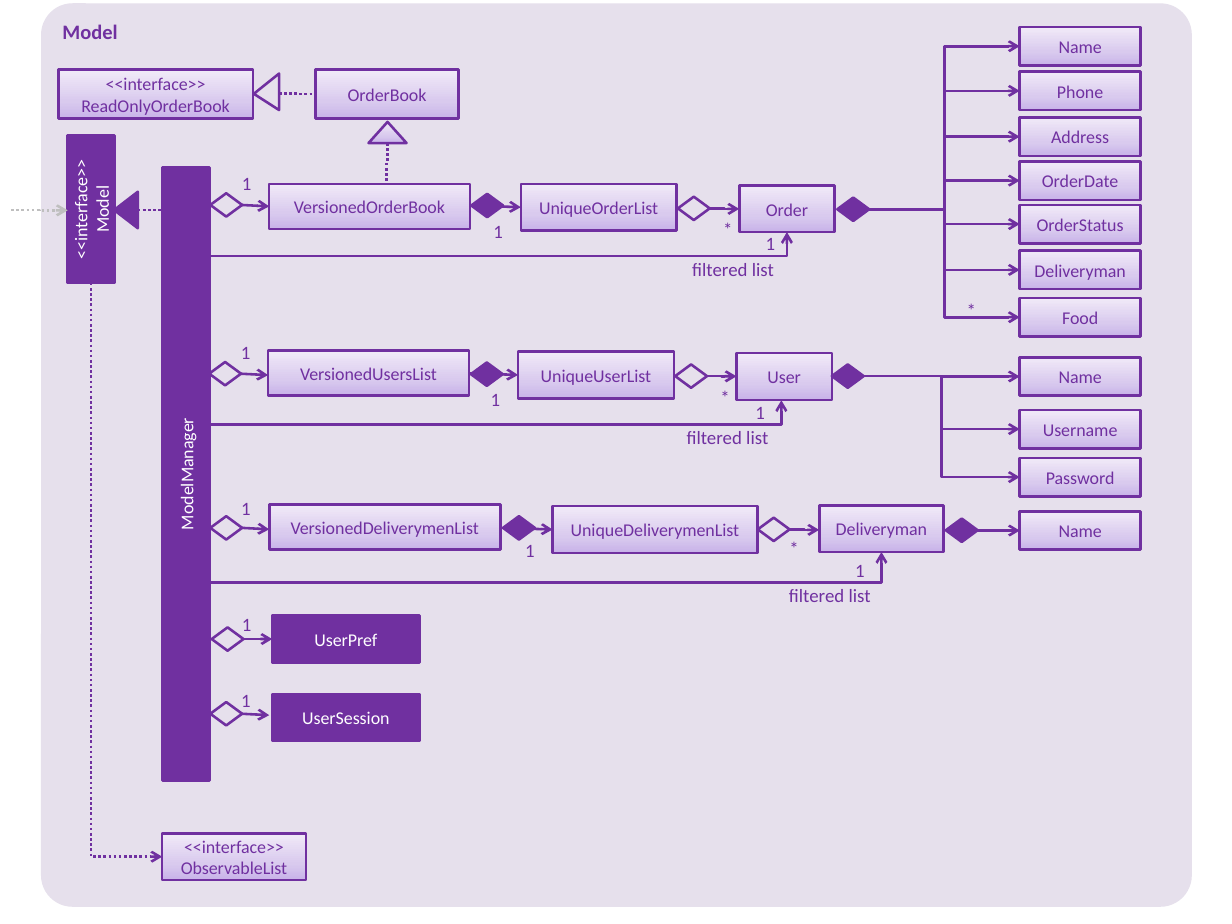
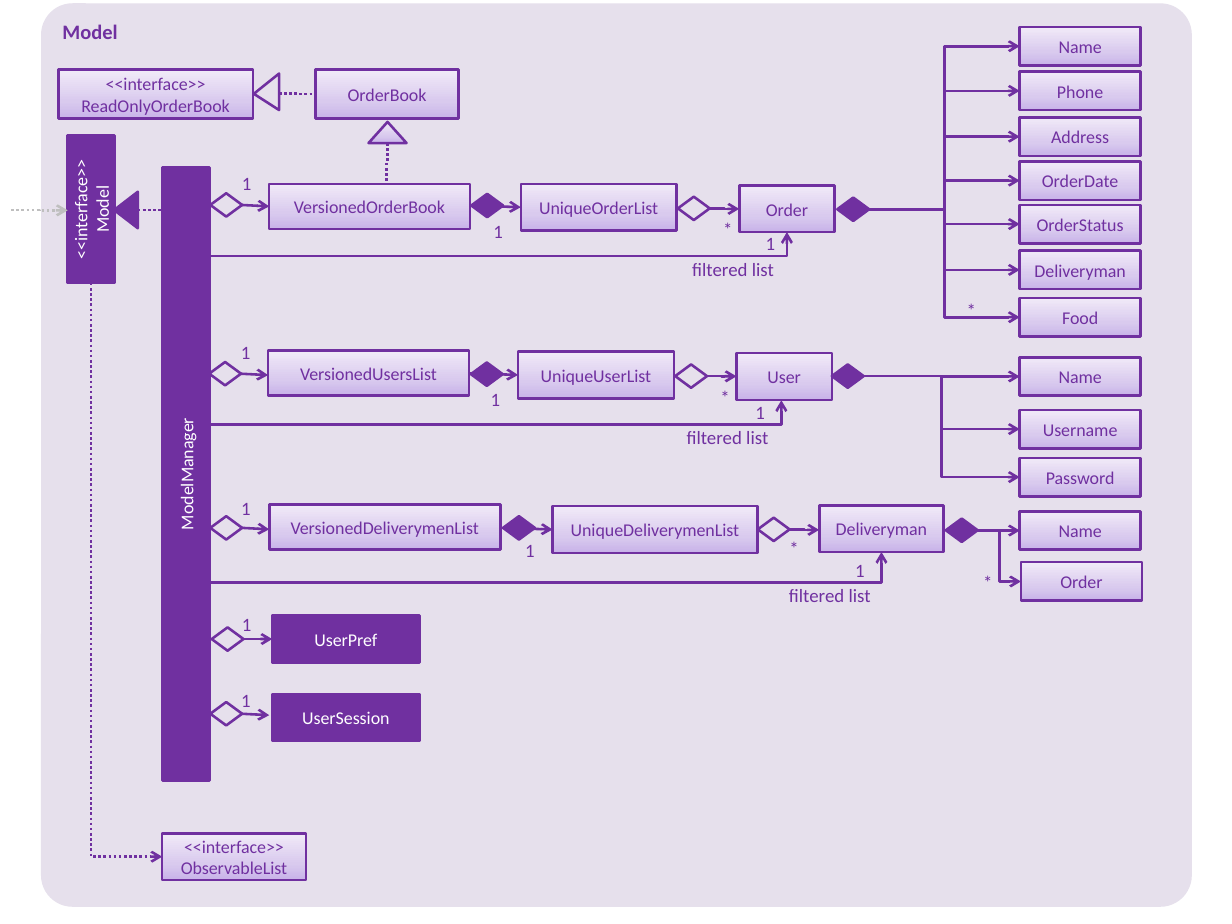
Before and after one commit to rrtheonlyone/main, a slide deck: slide 1 of docs/diagrams/ModelComponentClassDiagram.pptx. Drawn at 1232x924 pixels with LibreOffice and Linux fonts; fonts in the diff are those of the drawing. Boxes give left, top, right and bottom in pixels: in the first picture for what was removed or moved away, otherwise in the second. Text is boxed around its words. In the diff, an @@ line names an element or a change of style, - is before the commit and + after.

```diff
--- a/docs/diagrams/ModelComponentClassDiagram.pptx
+++ b/docs/diagrams/ModelComponentClassDiagram.pptx
@@ elbow arrow added from (978, 530) to (1021, 582), #7030A0 1.5 pt @@
@@ rectangle added at [1021, 562, 1142, 600], fill gradient #C9B5E8 to #D8CBEE to #F0EAF9, outline #7030A0 1.5 pt, 10.5 pt, text #7030A0 @@
+Order
@@ text added at [976, 570, 1002, 595], 11 pt, text #7030A0 @@
+*
```
Also in this commit, not shown: 1 other file.
